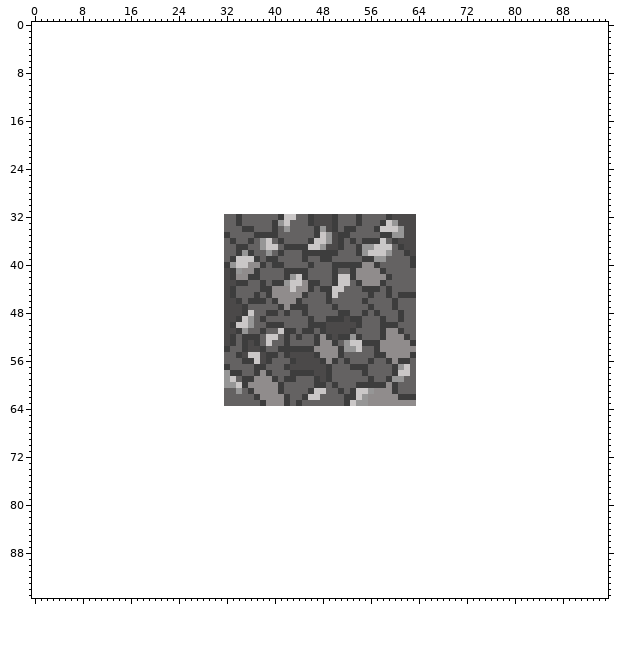
One commit to this pixel-art file: Assets/Sprites/Tiles/stone.aseprite. The first picture shows the starting point.
32x32 pixels, 1 frame. Colours within 5 levels of each other are drawn and written as one. The old version is drawn lined up with the new one, on the new canvas.
The result:
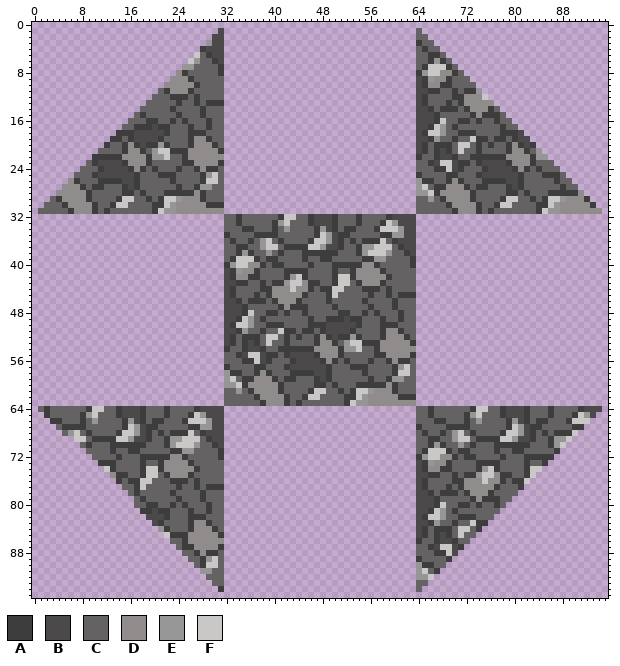
Palette (. is transparent): A #3d3d3d  B #4b4949  C #646262  D #908c8c  E #969696  F #cac7c7
Difference:
canvas 32x32 -> 96x96, the old top-left corner now at 32,32
Changed rows in their new state; - is an unchanged pixel.
first column x 1:
 1 ------------------------------B--------------------------------C------------------------------
 2 -----------------------------BB--------------------------------CC-----------------------------
 3 ----------------------------EBB--------------------------------ACC----------------------------
 4 ---------------------------ABBB--------------------------------CACC---------------------------
 5 --------------------------FCABB--------------------------------CCAAC--------------------------
 6 -------------------------FECCAB--------------------------------CCAEAC-------------------------
 7 ------------------------EECCCCA--------------------------------CAFFFAC------------------------
 8 -----------------------DACCCCCA--------------------------------AEFFDDAC-----------------------
 9 ----------------------DDDACCCCC--------------------------------BAEDDACCC----------------------
10 ---------------------DDDDDACCCC--------------------------------BADDAACCCC---------------------
11 --------------------CADDDACCCCC--------------------------------BBAACCACAAE--------------------
12 -------------------CCCAAACACCCC--------------------------------BACCCCAADDDF-------------------
13 ------------------CCCCCACCACAAA--------------------------------BACCCACADDDDD------------------
14 -----------------CCCCCACCCCACCC--------------------------------BBACAAACADDDAC-----------------
15 ----------------CACCCCCACCCACCC--------------------------------BBBACCCCCADAAAC----------------
16 ---------------CCCAACCACACCCACC--------------------------------BBBAFCCAACACCACC---------------
17 --------------CCAAABAACCCACCACC--------------------------------BBAFECACCCCCCCACC--------------
18 -------------AAABBBBBACCCAAACCC--------------------------------BAFFECCAAACCCCAAAB-------------
19 ------------AACABBBBACCCCADDACC--------------------------------BBAECCACCFAACAACABB------------
20 -----------ACCADABAAEACCCADDDAC--------------------------------BACAAACFFCACACCADABA-----------
21 ----------CCCCADDACEFFAAADDDDDA--------------------------------BACABACFCCACCCCADDACE----------
22 ---------AAAAADDDDAEEFCCADDDDDD--------------------------------ACCABBACCAAAAAADDDDAEE---------
23 --------CABBBBADDDACCCCCAADDDDA--------------------------------CCABFFBAACABBBBADDDACCC--------
24 -------CCCABBBBADACACCCACCADAAC--------------------------------CCCAAFBACCCABBBBADACACCC-------
25 ------CCCABBBBBBACCCAAACCCCAEFC--------------------------------ACCCCAACCCABBBBBBACCCAAAC------
26 -----DACCCAAAABBACCCCCACCCCAFFC--------------------------------EAACCADACCCAAAABBACCCCCACC-----
27 ----DDDACAACCCABACCCCCCACCAEECC--------------------------------EFCAADDDACAACCCABACCCCCCACC----
28 ---DDDDDACCCCCAACACCCAAAAADACCC--------------------------------EEFADDDDDACCCCCAACACCCAAAAAD---
29 --CADDDDACCCCAFFCCACAFFEDDDACCC--------------------------------CCECADDDDACCCCAFFCCACAFFEDDDA--
30 -CCCADDDDACCAFFCCCCAAFEDDDDDAAA--------------------------------CCCCCADDDDACCAFFCCCCAAFEDDDDDA-
31 CCCCCADDDACACCCCCCCAFEEDDDDDDDD--------------------------------CCCCCCADDDACACCCCCCCAFEEDDDDDDD
first column x 1:
64 CACCCCCCAFFCCABBBACCCACCCCABBBB--------------------------------CCACCCCCCAFFCCABBBACCCACCCCABBB
65 -ACCCCCAEFCCCABBBACCCACCCAFEBBB--------------------------------CCACCCCCAEFCCCABBBACCCACCCAFEB-
66 --AACCCACECCCCAEBACAACCCAFFFEBB--------------------------------CCCAACCCACECCCCAEBACAACCCAFFF--
67 ---CAAAACCCCCCAFEBAACCCCCAAEEBB--------------------------------ACCCCAAAACCCCCCAFEBAACCCCCAA---
68 ----CEFCACCCCAFFEBACACAAAFCABBB--------------------------------CACCACEFCACCCCAFFEBACACAAAF----
69 ------FFCAAAAFFEBBACCAEEFFFCABB--------------------------------CCAACCEFFCAAAAFFEBBACCAEEF-----
70 -------CACCCAAAAAACCCAEFFFECCAB--------------------------------CCAEACCECACCCAAAAAACCCAEF------
71 --------CCCCACCAACCCCCAAEECCCCA--------------------------------CAFFFACAACCCCACCAACCCCCA-------
72 ---------CCCCACCCAAAAADDACCCCCA--------------------------------AEFFDDACAACCCCACCCAAAAA--------
73 ----------AAACCCCACCADDDDACCCCC--------------------------------BAEDDACCCCAAAACCCCACCA---------
74 -----------FACCCCAFFADDDDDACCCC--------------------------------BADDAACCCCAEFACCCCAFF----------
75 ------------DAACCAFFCADDDACCCCC--------------------------------BBAACCACAAEFFDAACCAF-----------
76 -------------ACAAFFCCCAAACACCCC--------------------------------BACCCCAADDDFDDACAAF------------
77 --------------CCAFCCCCCACCACAAA--------------------------------BACCCACADDDDDACCCA-------------
78 ---------------CACCCCCACCCCACCC--------------------------------BBACAAACADDDACCCC--------------
79 ----------------CACCCCCACCCACCC--------------------------------BBBACCCCCADAAACC---------------
80 ----------------CCAACCACACCCACC--------------------------------BBBAFCCAACACCAC----------------
81 -----------------AABAACCCACCACC--------------------------------BBAFECACCCCCCC-----------------
82 ------------------BBBACCCAAACCC--------------------------------BAFFECCAAACCC------------------
83 -------------------BACCCCADDACC--------------------------------BBAECCACCFAA-------------------
84 --------------------EACCCADDDAC--------------------------------BACAAACFFCA--------------------
85 ---------------------FAAADDDDDA--------------------------------BACABACFCC---------------------
86 ----------------------CCADDDDDD--------------------------------ACCABBACC----------------------
87 -----------------------CAADDDDA--------------------------------CCABFFBA-----------------------
88 ------------------------CCADAAC--------------------------------CCCAAFB------------------------
89 -------------------------CCAEFC--------------------------------ACCCCA-------------------------
90 --------------------------CAFFC--------------------------------EAACC--------------------------
91 ---------------------------EECC--------------------------------EFCA---------------------------
92 ----------------------------CCC--------------------------------EEF----------------------------
93 -----------------------------CC--------------------------------CC-----------------------------
94 ------------------------------A--------------------------------C------------------------------
Changed places in both pictures, as pixel boxes (x1, y1, x2, y2):
added: (38, 28, 224, 214)
added: (416, 28, 602, 214)
added: (38, 406, 224, 592)
added: (416, 406, 602, 592)
